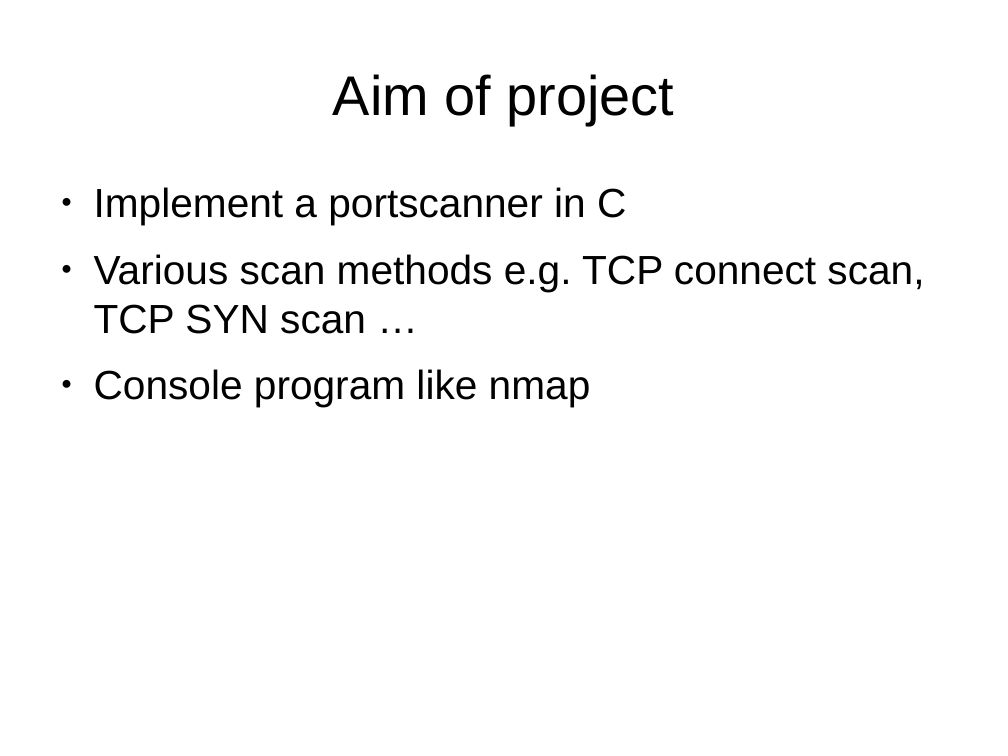
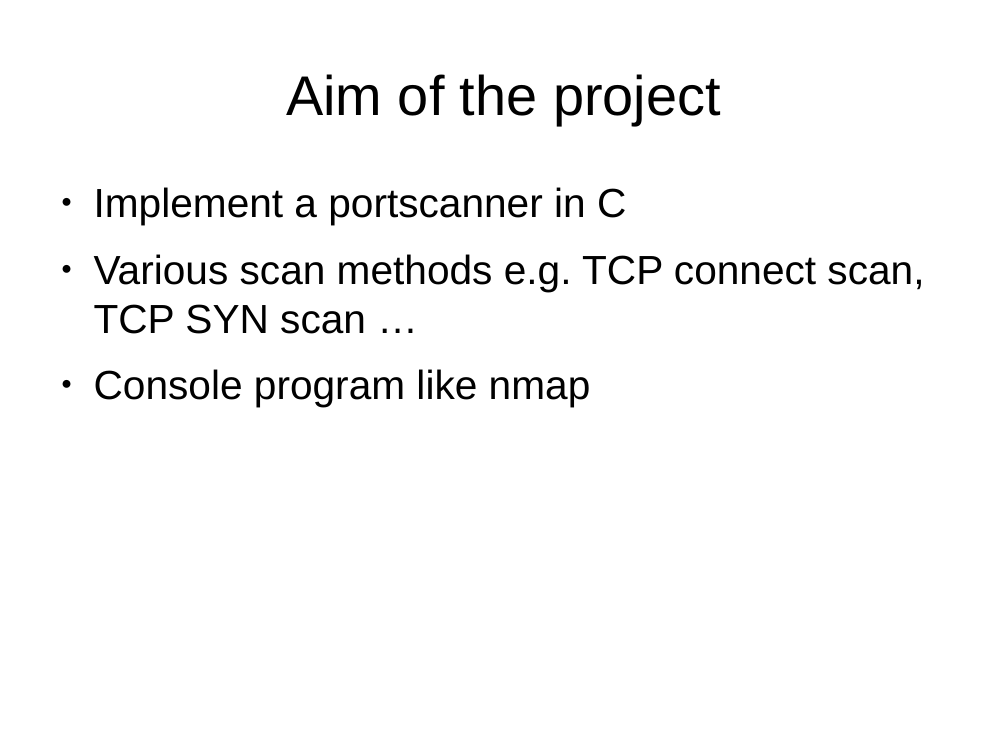
Before and after one commit to herrBez/PortScanner, a slide deck: slide 2 of slides/Untitled 1.odp. Drawn at 1008x756 pixels with LibreOffice and Linux fonts; fonts in the diff are those of the drawing. Boxes give left, top, right and bottom in pixels: in the first picture for what was removed or moved away, otherwise in the second. Text is boxed around its words. In the diff, an @@ line names an element or a change of style, - is before the commit and + after.

Commit message:
Update presentation slides

```diff
--- a/slides/Untitled 1.odp
+++ b/slides/Untitled 1.odp
@@ title at <box>286,74,721,125</box>: text changed @@
-Aim of project
+Aim of the project
```
Also in this commit, not shown: 1 other slide changed, 4 slides added, 3 slides removed.
